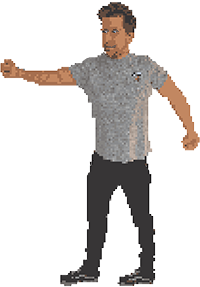
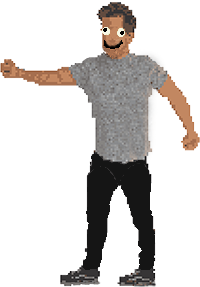
Before/after of a 200×287 layered artwork. What changed in the layer stack:
painted on "Head" over [102,26,125,59]
painted on "Left Leg" over [70,166,118,286]
painted on "Right Leg" over [120,163,157,287]
painted on "Torso" over [91,48,165,186]
